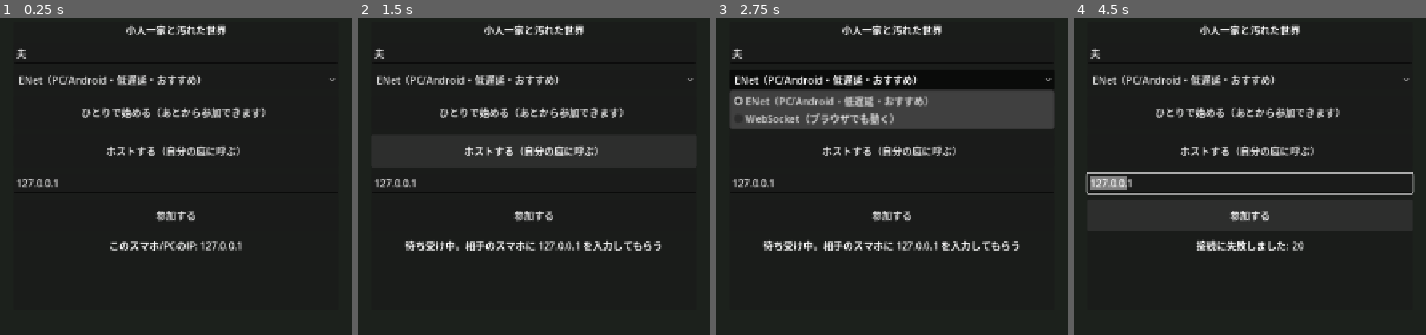
Above: before the commit, frames 1-4 (left to right).
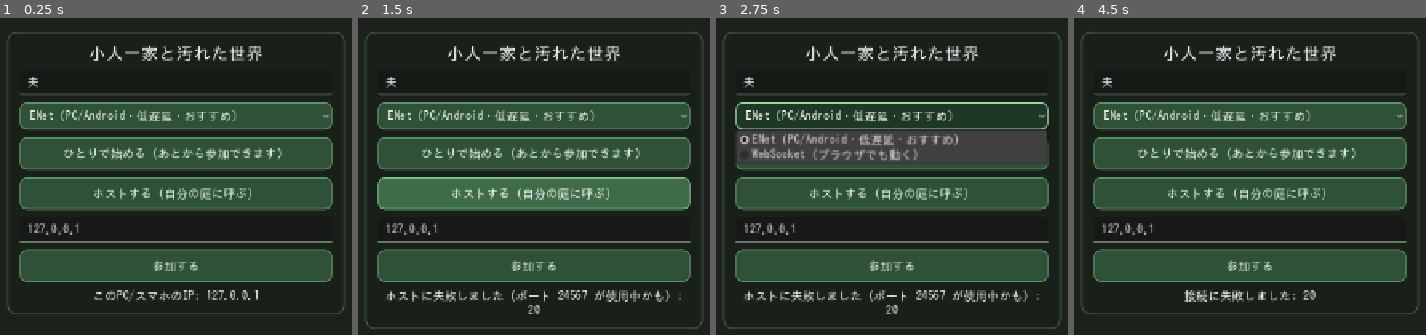
Above: after the commit, the same moments.

Repository: amami-cell/susabiyu-ig-auto
Game: Godot game, scene res://scenes/main.tscn
The game is run twice, just before and just after one commit, with the same random seed, the same clock (stepped at 60 frames per second) and the same inputs.
Inputs (mouse positions are in pixels of both pictures, inside the frame that each line leads up to):
- Up to frame 1 (0.25 s): no input
- Up to frame 2 (1.5 s): click "ひとりで始める（あとから参加できます）" at 0.5 s; click "ホストする（自分の庭に呼ぶ）" at 1.25 s
- Up to frame 3 (2.75 s): click "ENet（PC/Android・低遅延・おすすめ）" at 2 s
- Up to frame 4 (4.5 s): click "参加する" at 2.75 s; tap Enter at 3.5 s; move the mouse to (1425, 144) at 3.52 s; hold D (move_right) 3.53-4.25 s; tap J (act_attack) at 3.6 s; click (1425, 144) at 3.67 s; tap Space (act_jump) at 3.77, 4.25 s; drag from (1091, 189) to (1211, 255) at 4.27 s

The runs differ from the first frame. In frame 1, 43% of the frame differs, in the area x 1-99%, y 1-94%; in frame 2, 44%; in frame 3, 47%, in the area x 1-99%, y 1-99%; in frame 4, 44%.

Commit message:
kobito-3d: 0円ルート（Android APK ＋ iPhoneはWeb版）を成立させる
費用ゼロで夫婦2人が遊べる状態にするために、Web版で詰んでいた点を塞いだ。

日本語が全部豆腐(□)になっていた
- ブラウザにはOSのフォントが無く、Godot既定フォントにも日本語が無い。
  PC/Androidはシステムフォントで出ていたのでWeb版だけの症状だった。
- IPAゴシック(IPAフォントライセンス v1.0・改変なしの再配布可)を同梱し、
  既定テーマのフォントに設定。ライセンス全文と出典は fonts/ と CREDITS.md に。
- 日本語は空白で区切られないため autowrap を WORD_SMART に変更（WORDでは折り返せない）

ブラウザはホストになれない
- WebSocketの待ち受けはブラウザでは作れないので、Web版は参加専用にした。
  ロビーもWeb版だけホストボタンを隠し、通信路をWebSocketに固定する。
- ひとりで試すときは OfflineMultiplayerPeer を挿して同じ処理を通す
  （--selftest --offline でCIが毎回確認する）
- 参加先の初期値に、そのページを配っている相手を自動で入れる

https から ws:// は張れない
- 家の中で使う前提なら、ホスト機が http でWeb版も配れば同一オリジンで通る。
  そのための tools/serve_web.py（標準ライブラリのみ・wasmのMIME設定込み）を追加。
- Web書き出しをシングルスレッドにして、特殊なHTTPヘッダー無しでも動くようにした

見た目
- ボタンがただの文字に見えて押せる場所が分からなかったので theme を追加
- 頭上の名前ラベルが巨大だったので縮小

検証: Godot 4.7-stable で solo/offline/2台接続(ENet・WebSocket)がエラー0。
実ブラウザ(Chromium・スマホサイズ)でWeb版を起動し、日本語表示・ロビー・
1人プレイ突入までJSエラー0で確認。

Co-Authored-By: Claude Opus 5 <noreply@anthropic.com>
Claude-Session: https://claude.ai/code/session_01Vw7YN8y4ArxBhwqv8CY4gx

Diff:
--- a/kobito-3d/autoload/net.gd
+++ b/kobito-3d/autoload/net.gd
@@ -7,9 +7,14 @@
 ##   ＝ start_solo() も host() の薄いラッパーでしかない。
 ##
 ## 通信路は2つ用意してある:
-##   ENET      … UDP。低遅延で本命。Android / PC 用。Webエクスポートでは使えない。
-##   WEBSOCKET … TCP。ブラウザでも動く。無料枠の中継サーバに載せやすい。
-## 迷ったら ENET。奥さんのスマホがブラウザで遊ぶ段になったら WEBSOCKET に切り替える。
+##   ENET      … UDP。低遅延で本命。Android / PC 用。ブラウザでは使えない。
+##   WEBSOCKET … TCP。ブラウザでも動く。iPhone(Web版)はこちら一択。
+## Web版で起動したときは自動で WEBSOCKET になるので、遊ぶ側は何も選ばなくてよい。
+##
+## ★ブラウザはホストになれない★
+##   WebSocketの待ち受け(サーバ)はブラウザでは作れない。
+##   つまり iPhone(Web版) は必ず「参加する」側。ホストは Android か PC が務める。
+##   ひとりで試すときだけは OfflineMultiplayerPeer を使って、通信なしで同じ道を通す。
 
 signal status_changed(text: String)
 signal roster_changed
@@ -26,6 +31,10 @@
 const ROLE_COLORS := [Color(0.45, 0.78, 0.5), Color(0.95, 0.55, 0.7), Color(0.6, 0.7, 0.95), Color(0.95, 0.85, 0.5)]
 
 var transport: Transport = Transport.ENET
+
+## 点検用: true にすると「ブラウザと同じ扱い」（待ち受けできない）を再現できる。
+## ブラウザ版の1人プレイが壊れていないかを、PC上のCIで確かめるために使う。
+var force_offline := false
 var my_display_name := "夫"
 var is_online := false
 
@@ -36,6 +45,9 @@
 
 
 func _ready() -> void:
+	# ブラウザで動いているなら ENet は使えないので、問答無用で WebSocket にする
+	if is_web():
+		transport = Transport.WEBSOCKET
 	multiplayer.peer_connected.connect(_on_peer_connected)
 	multiplayer.peer_disconnected.connect(_on_peer_disconnected)
 	multiplayer.connected_to_server.connect(_on_connected_to_server)
@@ -45,12 +57,37 @@
 
 # ---------------------------------------------------------------- 開始・終了
 
-## ひとりで遊ぶ。中身は「自分だけのホスト」。あとから誰かが join できる。
+func is_web() -> bool:
+	return OS.has_feature("web")
+
+
+## ブラウザは待ち受けできない。それ以外(PC/Android)はホストになれる。
+func can_host() -> bool:
+	return not is_web() and not force_offline
+
+
+## ひとりで遊ぶ。
+## PC/Android … 「自分だけのホスト」。遊んでいる途中で相手が join できる。
+## ブラウザ    … 待ち受けできないので通信なしのピアを挿す。処理の道筋は同じ。
 func start_solo() -> Error:
-	return host(DEFAULT_PORT)
+	if can_host():
+		return host(DEFAULT_PORT)
+
+	_shutdown_peer()
+	_peer = OfflineMultiplayerPeer.new()
+	multiplayer.multiplayer_peer = _peer
+	is_online = false
+	roster.clear()
+	_register(1, my_display_name)
+	_emit_status("ひとりで遊んでいます（ブラウザ版は待ち受けができないので、2人で遊ぶときは参加側になります）")
+	session_started.emit()
+	return OK
 
 
 func host(port: int = DEFAULT_PORT) -> Error:
+	if not can_host():
+		_emit_status("ブラウザ版はホストになれません。PCかAndroid側でホストして、こちらは「参加する」を使ってください")
+		return ERR_UNAVAILABLE
 	_shutdown_peer()
 	var peer := _make_peer()
 	var err: Error
@@ -198,7 +235,26 @@
 	return ROLE_COLORS[role_of(id) % ROLE_COLORS.size()]
 
 
+## Web版で「今このページを配っている相手」を参加先の初期値にする。
+## 同じ機械がゲームのホストも兼ねている構成なら、これで住所の入力が要らなくなる。
+##
+## 注意: https のページからは ws:// を張れない（ブラウザがブロックする）。
+## 家の中で遊ぶぶんには、ホスト機が http でWeb版を配れば同一オリジンなので素通り。
+## 外から繋ぐときだけ wss（＝証明書）が要る。tools/serve_web.py と README を参照。
+func web_default_address() -> String:
+	if not is_web():
+		return "127.0.0.1"
+	var host_name := str(JavaScriptBridge.eval("location.hostname", true))
+	var protocol := str(JavaScriptBridge.eval("location.protocol", true))
+	if host_name.is_empty():
+		return "127.0.0.1"
+	var scheme := "wss" if protocol == "https:" else "ws"
+	return "%s://%s:%d" % [scheme, host_name, DEFAULT_PORT]
+
+
 func local_ip_hint() -> String:
+	if is_web():
+		return "（ブラウザ版）"
 	for ip in IP.get_local_addresses():
 		if ip.begins_with("192.168.") or ip.begins_with("10.") or ip.begins_with("172."):
 			return ip
--- a/kobito-3d/project.godot
+++ b/kobito-3d/project.godot
@@ -23,6 +23,13 @@
 window/handheld/orientation=6
 window/stretch/mode="canvas_items"
 window/stretch/aspect="expand"
+
+[gui]
+
+; ブラウザ版にはOSのフォントが無く、同梱しないと日本語が全部豆腐(□)になる。
+; 全プラットフォームで同じ見た目にするため、どの書き出しでもこれを使う。
+theme/custom="res://theme/main_theme.tres"
+theme/custom_font="res://fonts/ipag.ttf"
 
 [input_devices]
 
--- a/kobito-3d/scenes/actors/player.tscn
+++ b/kobito-3d/scenes/actors/player.tscn
@@ -31,14 +31,14 @@
 shape = SubResource("CapsuleShape3D_body")
 
 [node name="NameLabel" type="Label3D" parent="."]
-transform = Transform3D(1, 0, 0, 0, 1, 0, 0, 0, 1, 0, 1.35, 0)
+transform = Transform3D(1, 0, 0, 0, 1, 0, 0, 0, 1, 0, 1.25, 0)
 billboard = 1
 no_depth_test = true
 fixed_size = true
-pixel_size = 0.0025
+pixel_size = 0.0007
 text = "小人"
-font_size = 64
-outline_size = 20
+font_size = 40
+outline_size = 12
 
 [node name="GrabArea" type="Area3D" parent="."]
 transform = Transform3D(1, 0, 0, 0, 1, 0, 0, 0, 1, 0, 0.4, 0)
--- a/kobito-3d/scenes/main.gd
+++ b/kobito-3d/scenes/main.gd
@@ -18,6 +18,11 @@
 	var args := OS.get_cmdline_user_args()
 	if args.has("--ws"):
 		Net.transport = Net.Transport.WEBSOCKET
+	if args.has("--offline"):
+		Net.force_offline = true
+	if args.has("--shot"):
+		_run_shot()
+		return
 	if args.has("--selftest"):
 		_run_selftest()
 	elif args.has("--selftest-host"):
@@ -129,3 +134,14 @@
 		await get_tree().create_timer(0.25).timeout
 		waited += 0.25
 	return false
+
+
+func _run_shot() -> void:
+	await get_tree().create_timer(1.5).timeout
+	await RenderingServer.frame_post_draw
+	get_viewport().get_texture().get_image().save_png("/tmp/shot_lobby.png")
+	Net.start_solo()
+	await get_tree().create_timer(3.0).timeout
+	await RenderingServer.frame_post_draw
+	get_viewport().get_texture().get_image().save_png("/tmp/shot_game.png")
+	get_tree().quit()
--- a/kobito-3d/scenes/ui/hud.tscn
+++ b/kobito-3d/scenes/ui/hud.tscn
@@ -35,6 +35,7 @@
 text = ""
 
 [node name="Notice" type="Label" parent="."]
+autowrap_mode = 3
 anchor_left = 0.2
 anchor_top = 0.16
 anchor_right = 0.8
--- a/kobito-3d/scenes/ui/lobby.gd
+++ b/kobito-3d/scenes/ui/lobby.gd
@@ -4,33 +4,57 @@
 ## 「ひとりで始める」も中身はホスト。あとから奥さんが join できる。
 ## だから “1人用を作ってから多人数化する” という作り直しが発生しない。
 ##
-## 接続先の入れ方（無料でやる順番）:
-##   1) 同じWi-Fi … ホスト側に出ている IP をそのまま入れる。追加費用ゼロ。ここから始める。
-##   2) 離れた場所 … 中継サーバが要る。README の「オンラインを外に出す」を参照。
+## ブラウザ版（iPhone想定）だけは事情が違う:
+##   ブラウザは待ち受けができない＝ホストになれない。必ず「参加する」側になる。
+##   参加先は、このページを配っている相手を初期値に入れておくので、普通は触らなくていい。
 
 @onready var _name_edit: LineEdit = $Panel/VBox/NameEdit
 @onready var _addr_edit: LineEdit = $Panel/VBox/AddrEdit
 @onready var _status: Label = $Panel/VBox/Status
 @onready var _transport: OptionButton = $Panel/VBox/Transport
+@onready var _solo: Button = $Panel/VBox/SoloButton
+@onready var _host: Button = $Panel/VBox/HostButton
+@onready var _join: Button = $Panel/VBox/JoinButton
 
 
 func _ready() -> void:
 	_transport.add_item("ENet（PC/Android・低遅延・おすすめ）", Net.Transport.ENET)
 	_transport.add_item("WebSocket（ブラウザでも動く）", Net.Transport.WEBSOCKET)
-	_transport.selected = 0
+	_transport.selected = 1 if Net.transport == Net.Transport.WEBSOCKET else 0
 
+	_solo.pressed.connect(_on_solo)
+	_host.pressed.connect(_on_host)
+	_join.pressed.connect(_on_join)
+	Net.status_changed.connect(func(t: String) -> void: _status.text = t)
+
+	if Net.is_web():
+		_setup_for_browser()
+	else:
+		_setup_for_app()
+
+
+## PC / Android（＝ホストを務められる側）
+func _setup_for_app() -> void:
 	_addr_edit.text = "127.0.0.1"
-	_status.text = "このスマホ/PCのIP: %s" % Net.local_ip_hint()
+	_status.text = "このPC/スマホのIP: %s" % Net.local_ip_hint()
 
-	$Panel/VBox/SoloButton.pressed.connect(_on_solo)
-	$Panel/VBox/HostButton.pressed.connect(_on_host)
-	$Panel/VBox/JoinButton.pressed.connect(_on_join)
-	Net.status_changed.connect(func(t: String) -> void: _status.text = t)
+
+## ブラウザ（＝iPhone想定。参加専用）
+func _setup_for_browser() -> void:
+	# 通信路は WebSocket 固定。選ばせても間違えるだけなので隠す。
+	_transport.visible = false
+	_host.visible = false
+	_solo.text = "ひとりで試す（通信なし）"
+	_join.text = "ホストに参加する"
+	_addr_edit.text = Net.web_default_address()
+	_status.text = "ブラウザ版は参加専用です。PCかAndroid側で「ホストする」を押してもらってください。"
 
 
 func _sync_settings() -> void:
-	Net.my_display_name = _name_edit.text.strip_edges() if not _name_edit.text.strip_edges().is_empty() else "小人"
-	Net.transport = _transport.get_item_id(_transport.selected) as Net.Transport
+	var typed := _name_edit.text.strip_edges()
+	Net.my_display_name = typed if not typed.is_empty() else "小人"
+	if not Net.is_web():
+		Net.transport = _transport.get_item_id(_transport.selected) as Net.Transport
 
 
 func _on_solo() -> void:
@@ -40,8 +64,8 @@
 
 func _on_host() -> void:
 	_sync_settings()
-	Net.host()
-	_status.text = "待ち受け中。相手のスマホに %s を入力してもらう" % Net.local_ip_hint()
+	if Net.host() == OK:
+		_status.text = "待ち受け中。相手の端末に %s を入力してもらう" % Net.local_ip_hint()
 
 
 func _on_join() -> void:
--- a/kobito-3d/scenes/ui/lobby.tscn
+++ b/kobito-3d/scenes/ui/lobby.tscn
@@ -17,15 +17,16 @@
 anchor_top = 0.5
 anchor_right = 0.5
 anchor_bottom = 0.5
-offset_left = -260.0
-offset_top = -230.0
-offset_right = 260.0
-offset_bottom = 230.0
+offset_left = -270.0
+offset_top = -215.0
+offset_right = 270.0
+offset_bottom = 215.0
 
 [node name="VBox" type="VBoxContainer" parent="Panel"]
-theme_override_constants/separation = 10
+theme_override_constants/separation = 12
 
 [node name="Title" type="Label" parent="Panel/VBox"]
+theme_override_font_sizes/font_size = 28
 horizontal_alignment = 1
 text = "小人一家と汚れた世界"
 
@@ -51,6 +52,6 @@
 text = "参加する"
 
 [node name="Status" type="Label" parent="Panel/VBox"]
-autowrap_mode = 2
+autowrap_mode = 3
 horizontal_alignment = 1
 text = ""
--- /dev/null
+++ b/kobito-3d/theme/main_theme.tres
@@ -0,0 +1,95 @@
+[gd_resource type="Theme" load_steps=7 format=3]
+
+[ext_resource type="FontFile" path="res://fonts/ipag.ttf" id="1_font"]
+
+[sub_resource type="StyleBoxFlat" id="StyleBoxFlat_btn_normal"]
+content_margin_left = 16.0
+content_margin_top = 12.0
+content_margin_right = 16.0
+content_margin_bottom = 12.0
+bg_color = Color(0.184, 0.318, 0.216, 1)
+border_width_left = 2
+border_width_top = 2
+border_width_right = 2
+border_width_bottom = 2
+border_color = Color(0.36, 0.58, 0.4, 1)
+corner_radius_top_left = 10
+corner_radius_top_right = 10
+corner_radius_bottom_right = 10
+corner_radius_bottom_left = 10
+
+[sub_resource type="StyleBoxFlat" id="StyleBoxFlat_btn_hover"]
+content_margin_left = 16.0
+content_margin_top = 12.0
+content_margin_right = 16.0
+content_margin_bottom = 12.0
+bg_color = Color(0.243, 0.42, 0.282, 1)
+border_width_left = 2
+border_width_top = 2
+border_width_right = 2
+border_width_bottom = 2
+border_color = Color(0.48, 0.74, 0.53, 1)
+corner_radius_top_left = 10
+corner_radius_top_right = 10
+corner_radius_bottom_right = 10
+corner_radius_bottom_left = 10
+
+[sub_resource type="StyleBoxFlat" id="StyleBoxFlat_btn_pressed"]
+content_margin_left = 16.0
+content_margin_top = 12.0
+content_margin_right = 16.0
+content_margin_bottom = 12.0
+bg_color = Color(0.12, 0.22, 0.15, 1)
+border_width_left = 2
+border_width_top = 2
+border_width_right = 2
+border_width_bottom = 2
+border_color = Color(0.6, 0.85, 0.65, 1)
+corner_radius_top_left = 10
+corner_radius_top_right = 10
+corner_radius_bottom_right = 10
+corner_radius_bottom_left = 10
+
+[sub_resource type="StyleBoxFlat" id="StyleBoxFlat_edit"]
+content_margin_left = 12.0
+content_margin_top = 10.0
+content_margin_right = 12.0
+content_margin_bottom = 10.0
+bg_color = Color(0.09, 0.1, 0.09, 1)
+border_width_bottom = 2
+border_color = Color(0.4, 0.5, 0.42, 1)
+corner_radius_top_left = 6
+corner_radius_top_right = 6
+
+[sub_resource type="StyleBoxFlat" id="StyleBoxFlat_panel"]
+content_margin_left = 20.0
+content_margin_top = 20.0
+content_margin_right = 20.0
+content_margin_bottom = 20.0
+bg_color = Color(0.1, 0.12, 0.1, 0.96)
+border_width_left = 2
+border_width_top = 2
+border_width_right = 2
+border_width_bottom = 2
+border_color = Color(0.25, 0.35, 0.27, 1)
+corner_radius_top_left = 14
+corner_radius_top_right = 14
+corner_radius_bottom_right = 14
+corner_radius_bottom_left = 14
+
+[resource]
+default_font = ExtResource("1_font")
+default_font_size = 19
+Button/colors/font_color = Color(0.92, 0.96, 0.9, 1)
+Button/colors/font_hover_color = Color(1, 1, 1, 1)
+Button/colors/font_pressed_color = Color(0.8, 0.95, 0.82, 1)
+Button/styles/normal = SubResource("StyleBoxFlat_btn_normal")
+Button/styles/hover = SubResource("StyleBoxFlat_btn_hover")
+Button/styles/pressed = SubResource("StyleBoxFlat_btn_pressed")
+Button/styles/focus = SubResource("StyleBoxFlat_btn_hover")
+LineEdit/styles/normal = SubResource("StyleBoxFlat_edit")
+LineEdit/styles/focus = SubResource("StyleBoxFlat_edit")
+OptionButton/styles/normal = SubResource("StyleBoxFlat_btn_normal")
+OptionButton/styles/hover = SubResource("StyleBoxFlat_btn_hover")
+OptionButton/styles/pressed = SubResource("StyleBoxFlat_btn_pressed")
+PanelContainer/styles/panel = SubResource("StyleBoxFlat_panel")
Not shown, changed: kobito-3d/export_presets.cfg
Not shown, added: kobito-3d/fonts/IPA_Font_License_v1.0.txt
Binary file added: kobito-3d/fonts/ipag.ttf
Not shown, added: kobito-3d/fonts/ipag.ttf.import
Not shown, changed: .github/workflows/kobito_build.yml
Not shown, changed: kobito-3d/CREDITS.md
Not shown, changed: kobito-3d/README.md
Not shown, changed: kobito-3d/ROADMAP.md
Not shown, added: kobito-3d/tools/serve_web.py
